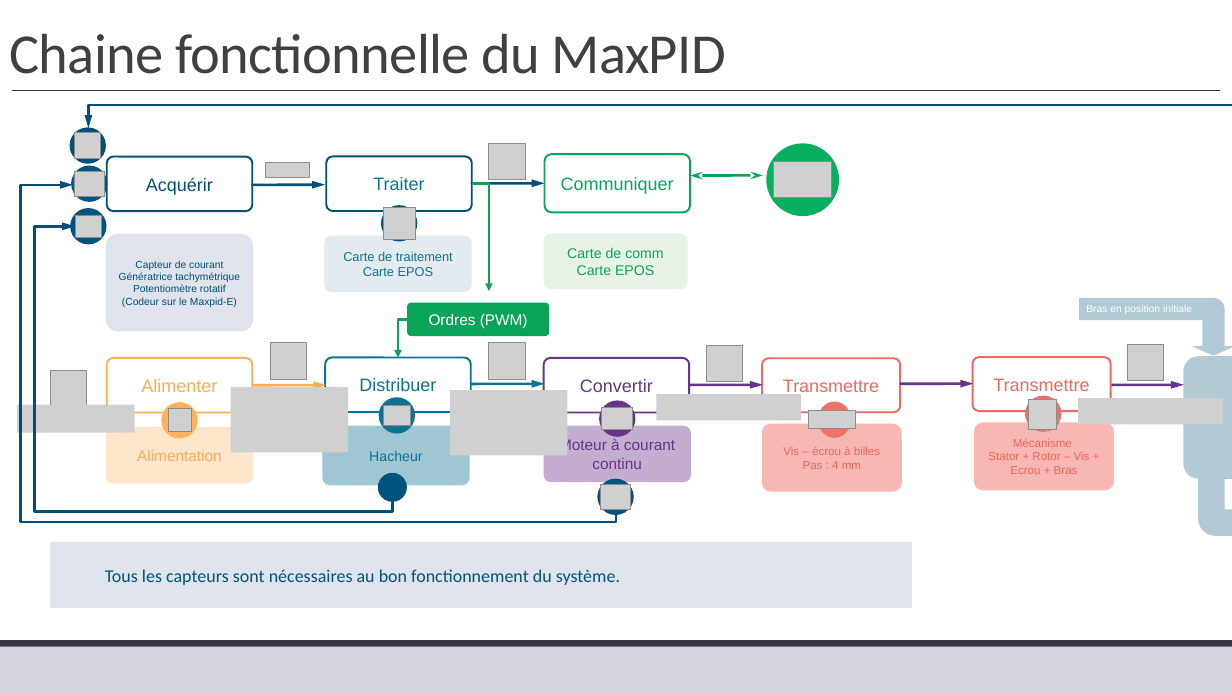
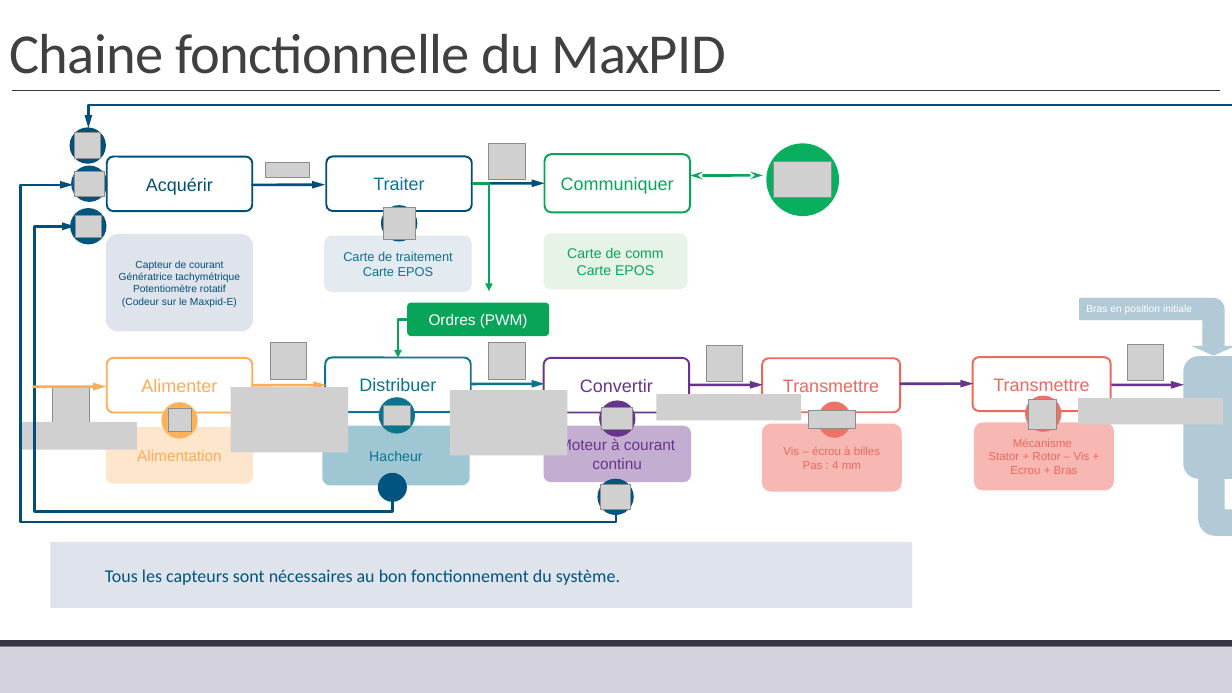
Before and after one commit to xpessoles/TP_Corriges, a slide deck: slide 4 of 11_MaxPID/11_MaxPID_Corrige.pptx. Drawn at 1232x693 pixels with LibreOffice and Linux fonts; fonts in the diff are those of the drawing; grey boxes stand for pictures; background and template pictures are left out. Boxes give left, top, right and bottom in pixels: in the first picture for what was removed or moved away, otherwise in the second. Text is boxed around its words. In the diff, an @@ line names an element or a change of style, - is before the commit and + after.

```diff
--- a/11_MaxPID/11_MaxPID_Corrige.pptx
+++ b/11_MaxPID/11_MaxPID_Corrige.pptx
@@ arrow added from (33, 387) to (106, 386), #FDAD57 2 pt @@
@@ picture moved from (x1=50, y1=371, x2=86, y2=407) to (x1=53, y1=388, x2=89, y2=424) @@
@@ picture moved from (x1=18, y1=405, x2=135, y2=433) to (x1=19, y1=421, x2=137, y2=449) @@
```
Also in this commit, not shown: 2 other slides changed, 1 slide added.
